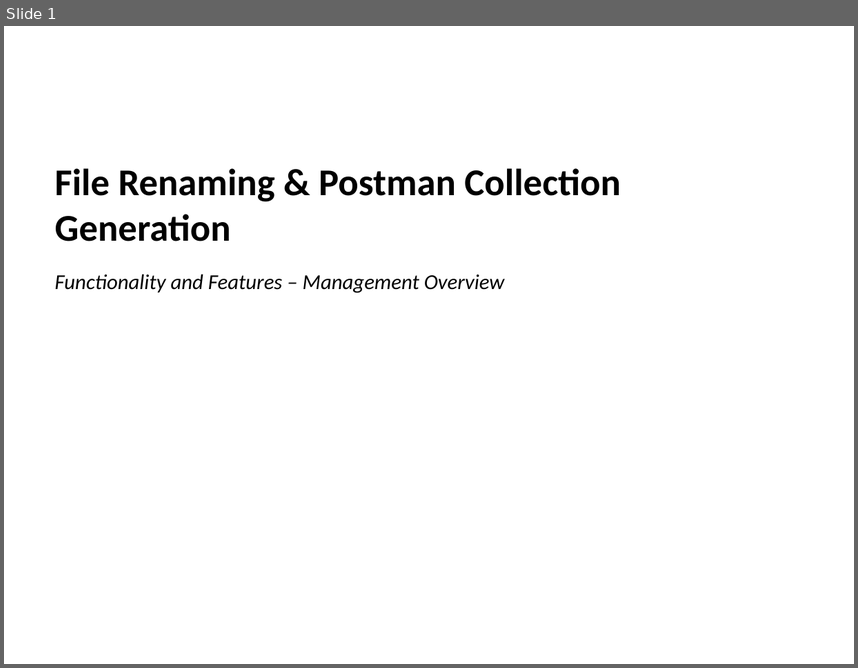
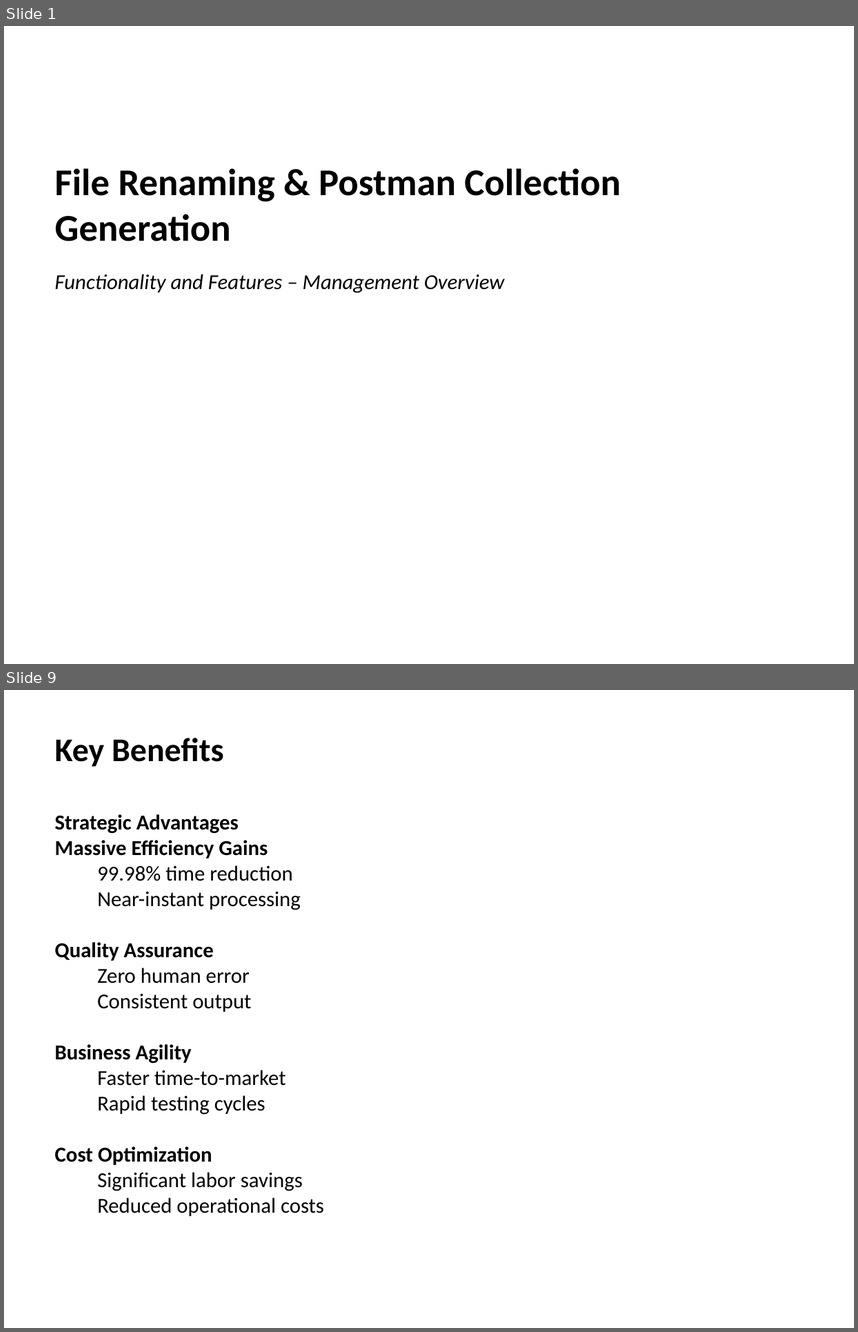
Before and after one commit to vishnupriyancode/renaming_files, a slide deck: Docs/Project_Overview_Management.pptx. Shown one above the other, each under a label of ours: slide 1 before the commit, slides 1 and 9 after it; the slides between them are not shown. The pictures are 858x668 and 858x1332 pixels, drawn with LibreOffice and Linux fonts; fonts in the diff are those of the drawing. Boxes give left, top, right and bottom in pixels: in the first picture for what was removed or moved away, otherwise in the second. Text is boxed around its words. In the diff, an @@ line names an element or a change of style, - is before the commit and + after.

```diff
--- a/Docs/Project_Overview_Management.pptx
+++ b/Docs/Project_Overview_Management.pptx
@@ slide 9 added at bbox=[4, 690, 854, 1328], background #FFFFFF @@
@@ text added at bbox=[55, 738, 224, 767], 28 pt, text #000000, bold @@
+Key Benefits
@@ text added at bbox=[55, 814, 324, 1216], 18 pt, text #000000 @@
+Strategic Advantages
+Massive Efficiency Gains
+  99.98% time reduction
+  Near-instant processing
+Quality Assurance
+  Zero human error
+  Consistent output
+Business Agility
+  Faster time-to-market
+  Rapid testing cycles
+Cost Optimization
+  Significant labor savings
+  Reduced operational costs
```
Also in this commit, not shown: 4 slides changed, 5 other slides added, 15 other files.
